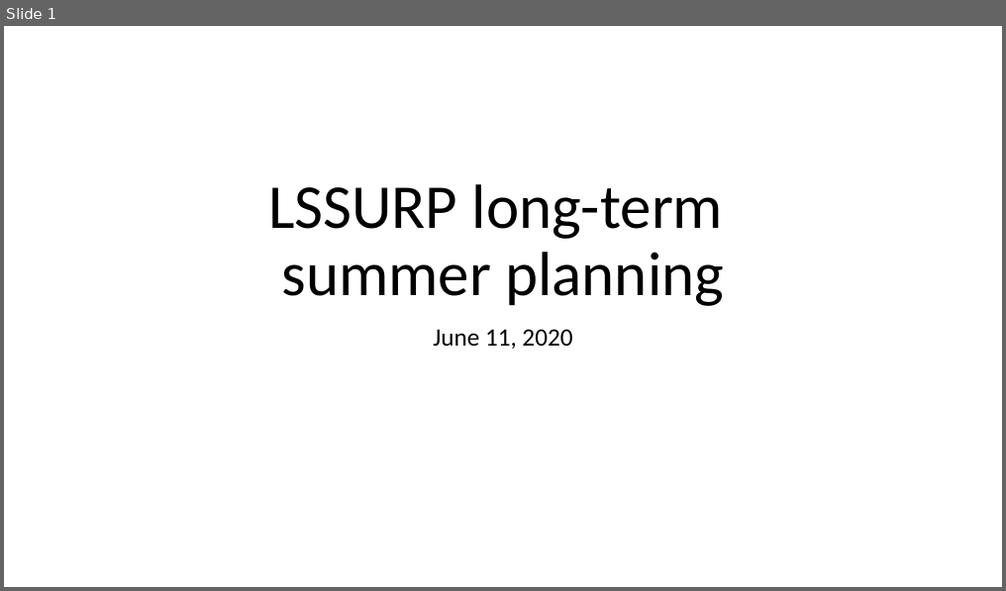
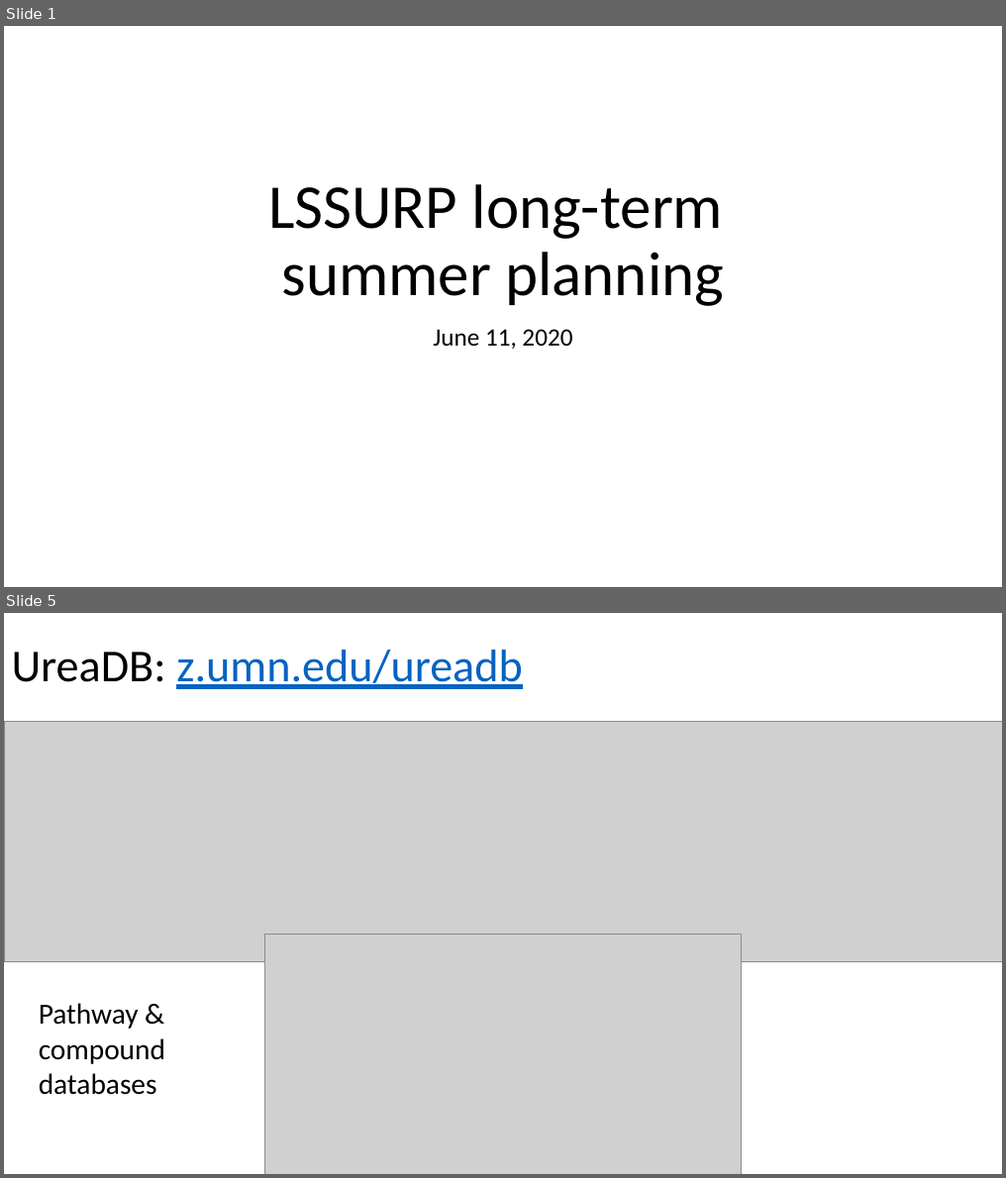
Before and after one commit to serina-robinson/TARA-thiolases, a slide deck: slides/20200611_longterm_planning.pptx. Shown one above the other, each under a label of ours: slide 1 before the commit, slides 1 and 5 after it; the slides between them are not shown. The pictures are 1006x591 and 1006x1178 pixels, drawn with LibreOffice and Linux fonts; fonts in the diff are those of the drawing; grey boxes stand for pictures. Boxes give left, top, right and bottom in pixels: in the first picture for what was removed or moved away, otherwise in the second. Text is boxed around its words. In the diff, an @@ line names an element or a change of style, - is before the commit and + after.

```diff
--- a/slides/20200611_longterm_planning.pptx
+++ b/slides/20200611_longterm_planning.pptx
@@ slide 5 added at (x1=4, y1=613, x2=1002, y2=1174), background #FFFFFF @@
@@ title added at (x1=12, y1=650, x2=523, y2=689), 44 pt, text #0563C1, underline @@
+UreaDB: z.umn.edu/ureadb
@@ picture added at (x1=4, y1=722, x2=1002, y2=962) @@
@@ picture added at (x1=265, y1=934, x2=742, y2=1174) @@
@@ text added at (x1=39, y1=1003, x2=165, y2=1095), 28 pt, text #000000 @@
+Pathway & compound databases
```
Also in this commit, not shown: 2 slides changed, 4 other slides added, 2 other files.
